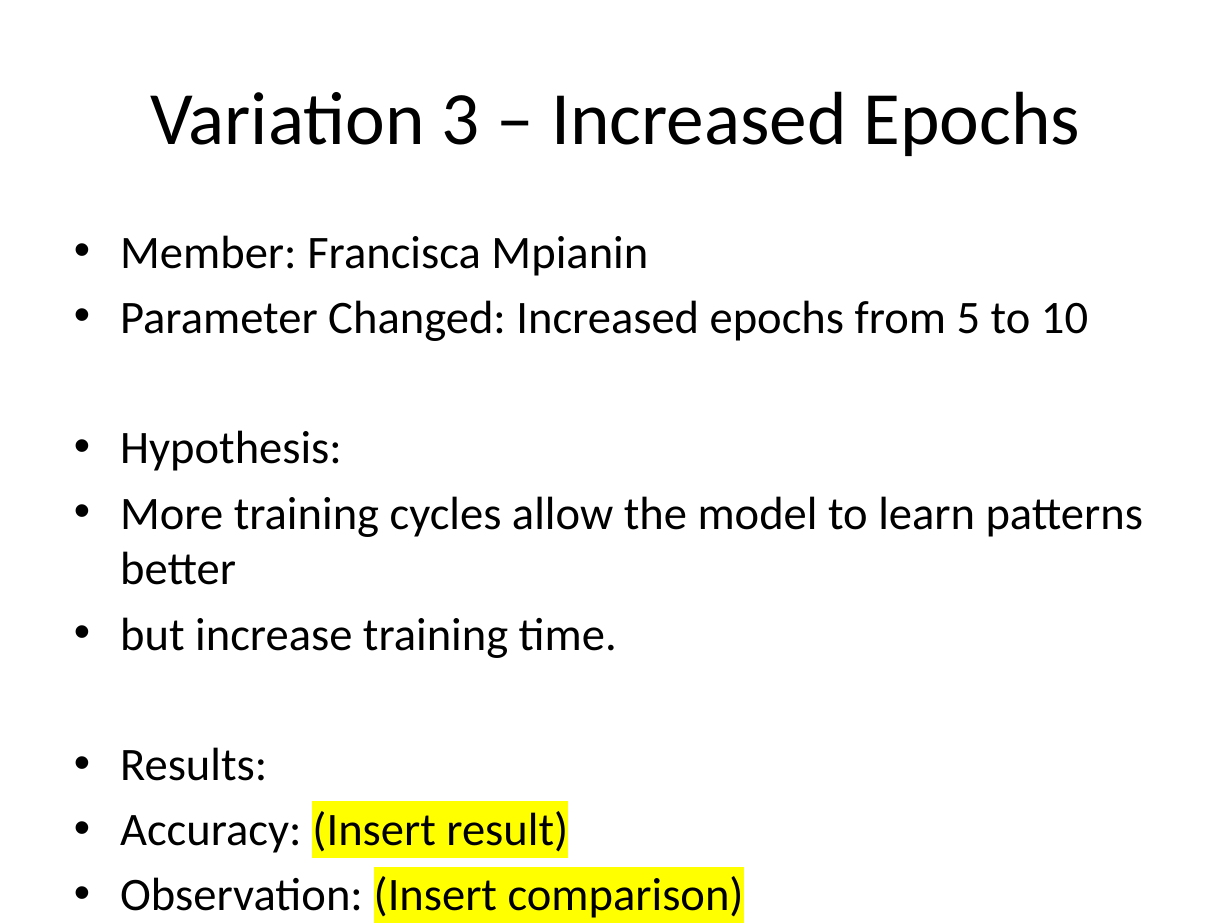
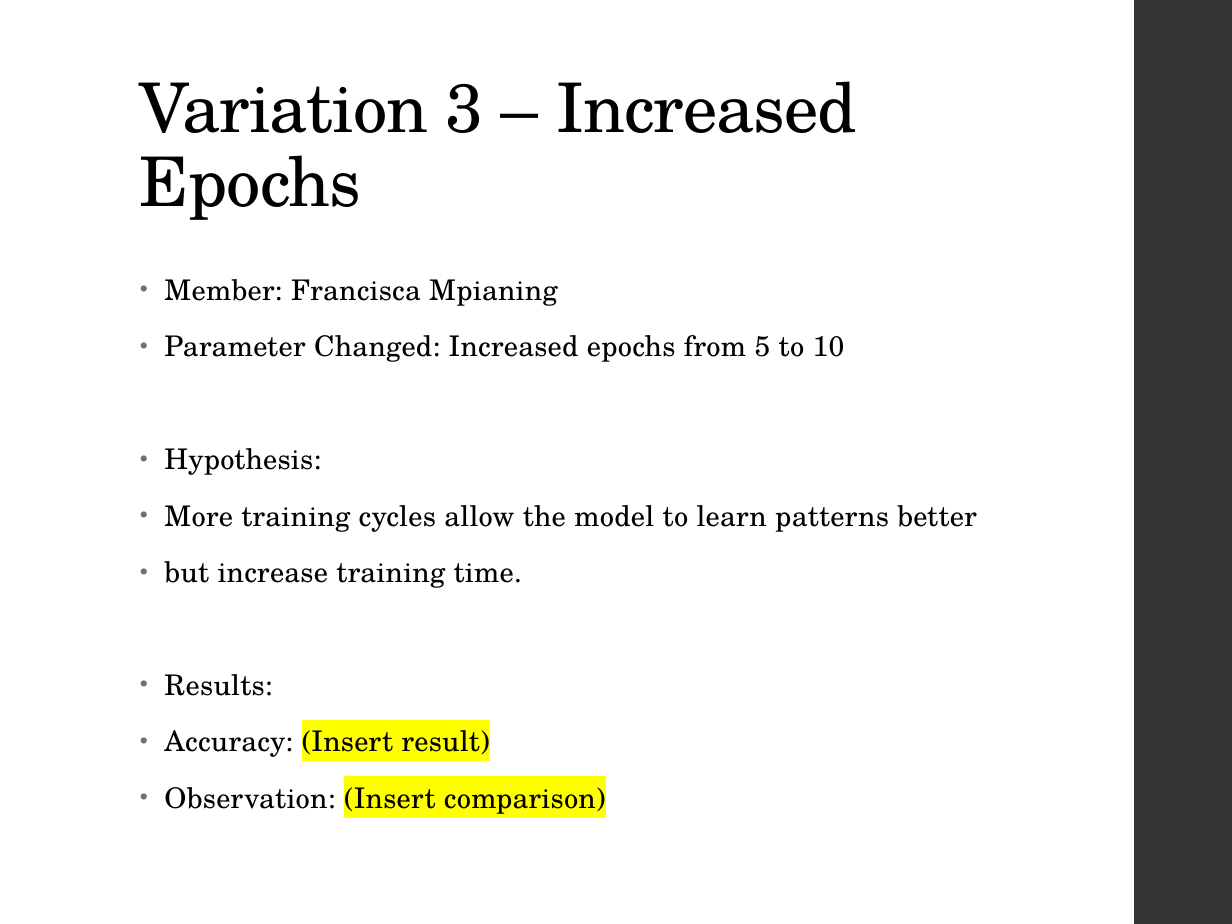
Before and after one commit to jamieridenour-rgb/IN501_Unit9, a slide deck: slide 5 of IN501_Ridenour_Kresser_Meadows_Mpianin_Galarza_Unit9_Assignment.pptx. Drawn at 1232x924 pixels with LibreOffice and Linux fonts; fonts in the diff are those of the drawing. Boxes give left, top, right and bottom in pixels: in the first picture for what was removed or moved away, otherwise in the second. Text is boxed around its words. In the diff, an @@ line names an element or a change of style, - is before the commit and + after.

Commit message:
Changed the theme of the powerpoint. Can revert back to original or something different I just wanted to spice it up a little bit.

```diff
--- a/IN501_Ridenour_Kresser_Meadows_Mpianin_Galarza_Unit9_Assignment.pptx
+++ b/IN501_Ridenour_Kresser_Meadows_Mpianin_Galarza_Unit9_Assignment.pptx
@@ rectangle added at [1135,0,1232,924], fill #353537 @@
@@ title "Variation 3 – Increased Epochs": place and size @@
-title "Variation 3 – Increased Epochs" at [150,91,1081,156]
+title "Variation 3 – Increased Epochs" at [140,81,857,220]
@@ title "Variation 3 – Increased Epochs" at [140,81,857,220]: size 44 to 40 pt, font Calibri to TeX Gyre Schola, letter spacing 0 to -0.5 pt; alignment centre to left; line spacing 1 to 0.9; vertical alignment middle to bottom @@
@@ text "Member: Francisca Mpianing": place and size @@
-text "Member: Francisca Mpianing" at [120,235,1143,918]
+text "Member: Francisca Mpianing" at [164,279,977,814]
@@ text at [164,279,558,306]: text changed; size 27.2 to 16.6 pt; font Calibri to TeX Gyre Schola @@
-• Member: Francisca Mpianin
+• Member: Francisca Mpianing
@@ text at [164,335,977,814]: size 27.2 to 16.6 pt, font Calibri to TeX Gyre Schola, letter spacing 0 to 0.1 pt in "Parameter Changed: Increased epochs from 5 to ...", "Hypothesis:", "More training cycles allow the model to ...", "but increase training time." and 3 more places; indent changed; line spacing 1 to 0.85; more space between paragraphs @@
```
Also in this commit, not shown: 8 other slides changed.
